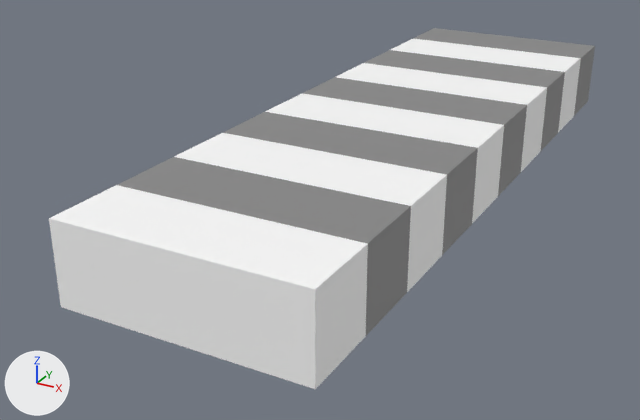
One commit to the FBX model Assets/Art Crowd/Location/Track/Track_Large.fbx: the scene before it, then after it.
Before and after are seen from a 50 mm lens placed at (14.1, -47.1, 10.8), pointed at (-2.2, -17.5, -4.0). The lights are fixed; the arrows at lower left show +X, +Y and +Z.

The older version as bpy lines, for what is in view:
```python
me_scene = bpy.data.meshes.new('Scene')
me_scene.from_pydata(...)  # 44 vertices, 84 faces; spans x -450.0..450.0, y -300.0..0.0, z 0.0..3000.0
# faces by material slot: [42, 42]
me_scene.materials.append(mat_base_white)  # white #ffffff
me_scene.materials.append(mat_base_grey)  # grey #898989
ob_track_large = bpy.data.objects.new('Track_Large', me_scene)
ob_track_large.location = (0.0, 0.0, 0.0)
ob_track_large.rotation_euler = (1.571, 0.0, 0.0)  # degrees (90, 0, 0)
ob_track_large.scale = (0.01, 0.01, 0.01)
```
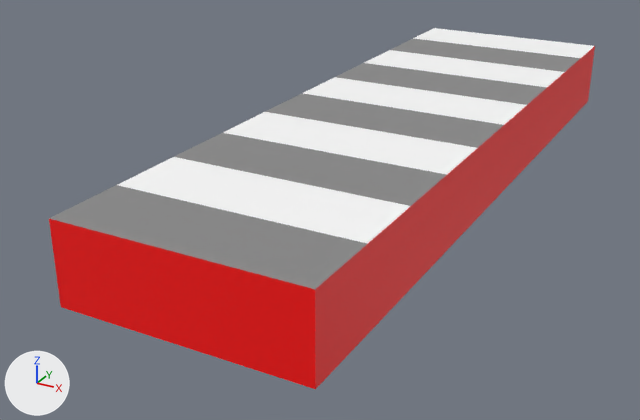
The newer file is also turned or shifted as a whole; pictures and numbers use the older file's frame.

Where the change shows, as pixel boxes (x1, y1, x2, y2) in the pictures (640 x 420 px):
'Track_Large', recoloured, moved, turned
    both: (49, 28, 595, 389)
part 1 of me_scene, recoloured
    before: (49, 175, 447, 389)
    after: (540, 46, 595, 152)
part 2 of me_scene, recoloured (red)
    after: (366, 105, 527, 335)
part 3 of me_scene, recoloured
    before: (472, 58, 581, 223)
part 4 of me_scene, recoloured
    before: (498, 46, 595, 196)
    after: (49, 126, 504, 389)
part 5 of me_scene, recoloured (red)
    after: (521, 58, 581, 172)
part 6 of me_scene, recoloured
    before: (366, 148, 478, 335)

The edits, one by one:
Material 'Base_Side' (mat_base_side) is new.
Its base color is (1.0, 0.000456, 0.000456) (red #ff0202).
me_scene has 44 vertices, 84 faces and spans x -450.0..450.0, y -300.0..0.0, z 0.0..3000.0.
me_scene is used by ob_track_large; location (0.0, 0.0, 0.0); rotation (1.571, 0.0, 0.0), in degrees (90, 0, 0); scale (0.01, 0.01, 0.01).
me_scene part 1: 10 of the faces centred in x -450.0..450.0, y -200.0..-100.0, z 2200.0..3000.0 switch from mat_base_white (white #ffffff) to mat_base_side (red #ff0202).
me_scene part 2: 6 of the faces centred in x -450.0, y -200.0..-100.0, z 400.0..1700.0 switch from mat_base_white (white #ffffff) to mat_base_side (red #ff0202).
me_scene part 3: 6 of the faces centred in x 450.0, y -200.0..-100.0, z 400.0..1700.0 switch from mat_base_white (white #ffffff) to mat_base_side (red #ff0202).
me_scene part 4: 14 of the faces centred in x -450.0..450.0, y -200.0..-100.0, z 0.0..1400.0 switch from mat_base_grey (grey #898989) to mat_base_side (red #ff0202).
me_scene part 5: 4 of the faces centred in x -450.0, y -200.0..-100.0, z 1900.0..2600.0 switch from mat_base_grey (grey #898989) to mat_base_side (red #ff0202).
me_scene part 6: 4 of the faces centred in x 450.0, y -200.0..-100.0, z 1900.0..2600.0 switch from mat_base_grey (grey #898989) to mat_base_side (red #ff0202).
Object 'Track_Large' (ob_track_large) moves from (0.0, 0.0, 0.0) to (0.0, -30.0, 0.0).
Object 'Track_Large' (ob_track_large) turns from (90, 0, 0) to (90, 0, -180) degrees about x, y and z.
